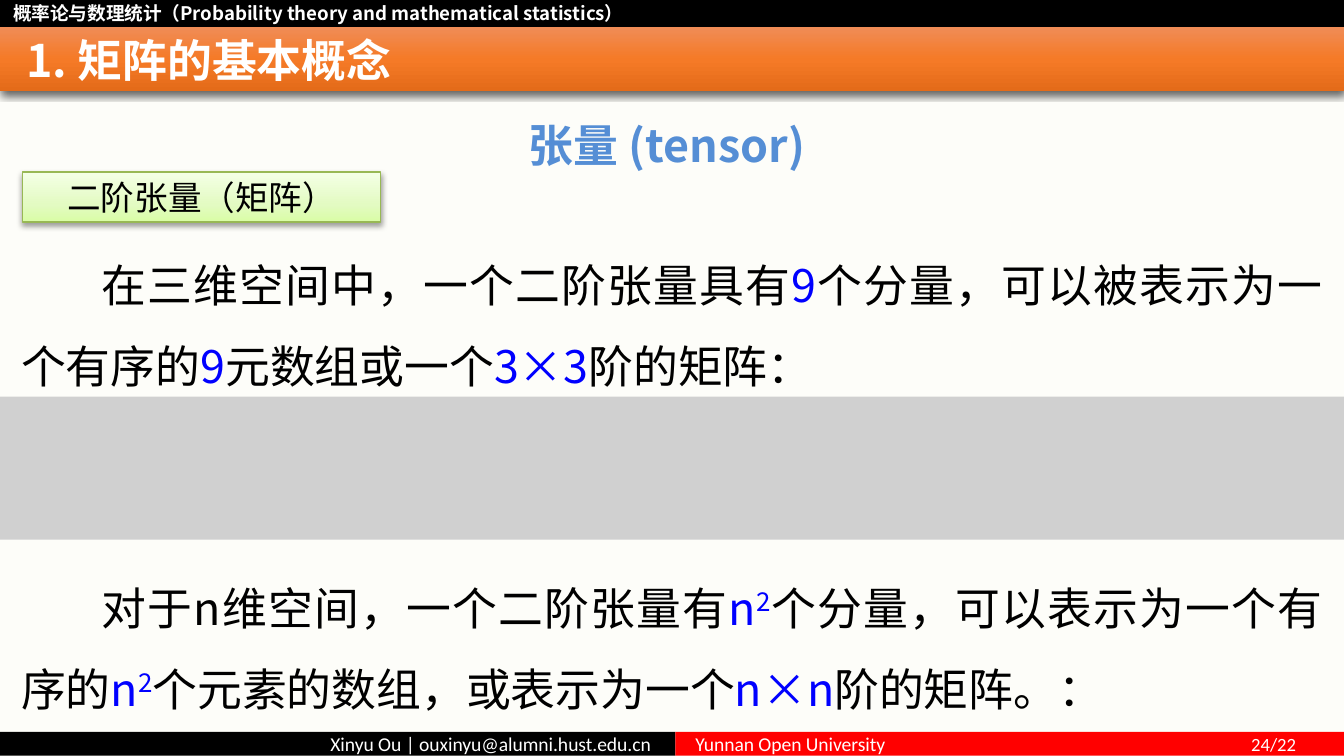
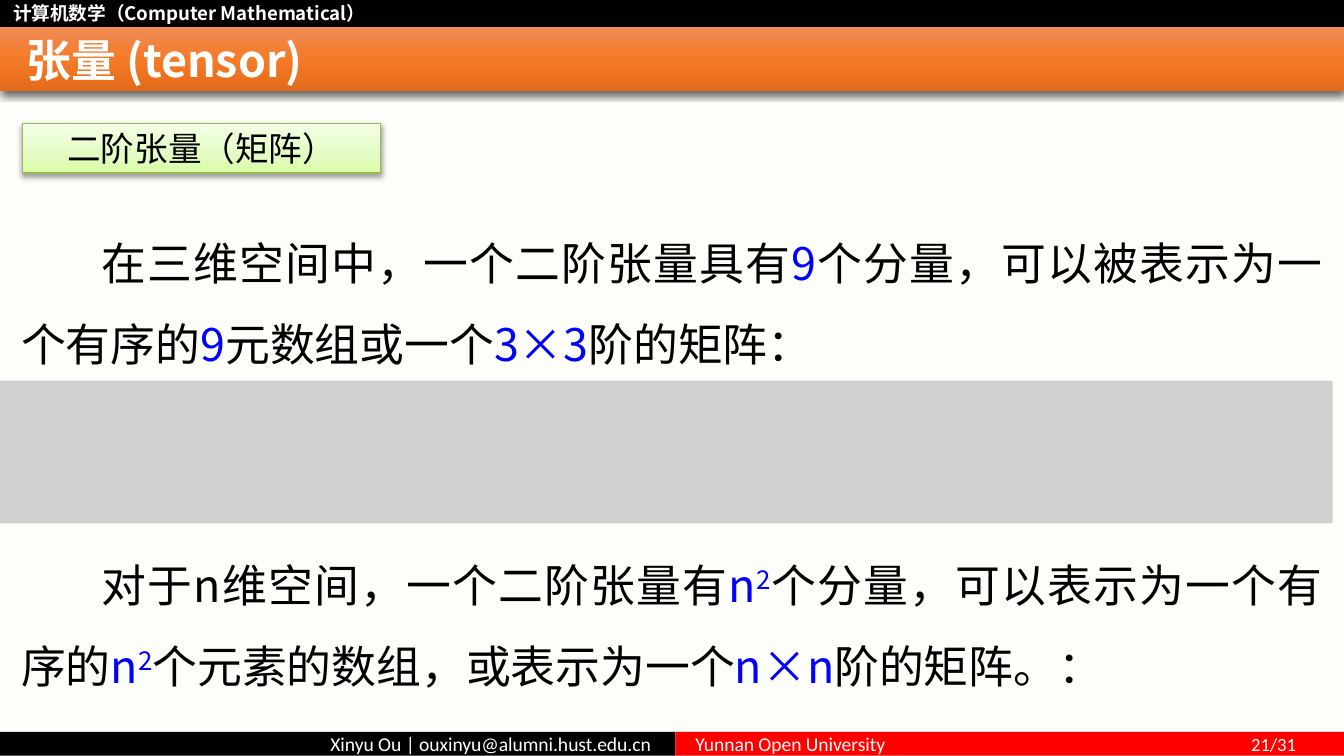
Before and after one commit to ouxinyu/Teaching, a slide deck: slide 21 of ComputerMath/PPT/Ch01Introduction.pptx (slide 24 before the commit). Drawn at 1344x756 pixels with LibreOffice and Linux fonts; fonts in the diff are those of the drawing; grey boxes stand for pictures. Boxes give left, top, right and bottom in pixels: in the first picture for what was removed or moved away, otherwise in the second. Text is boxed around its words. In the diff, an @@ line names an element or a change of style, - is before the commit and + after.

```diff
--- a/ComputerMath/PPT/Ch01Introduction.pptx
+++ b/ComputerMath/PPT/Ch01Introduction.pptx
@@ text at bbox=[13, 4, 365, 24]: text changed @@
-概率论与数理统计（Probability theory and mathematical statistics）
+计算机数学（Computer Mathematical）
@@ title at bbox=[26, 39, 302, 88]: text changed @@
-1. 矩阵的基本概念
+张量 (tensor)
@@ rectangle "二阶张量（矩阵）": place and size @@
-rectangle "二阶张量（矩阵）" at bbox=[23, 172, 382, 222]
+rectangle "二阶张量（矩阵）" at bbox=[23, 124, 382, 173]
@@ text removed at bbox=[529, 124, 805, 171] @@
-张量 (tensor)
@@ text "在三维空间中，一个二阶张量具有9个分量，可以被表示为一个有序的9元数组或一个3×3阶的矩阵：": place and size @@
-text "在三维空间中，一个二阶张量具有9个分量，可以被表示为一个有序的9元数组或一个3×3阶的矩阵：" at bbox=[21, 264, 1323, 711]
+text "在三维空间中，一个二阶张量具有9个分量，可以被表示为一个有序的9元数组或一个3×3阶的矩阵：" at bbox=[21, 242, 1323, 688]
@@ picture: place and size @@
-picture at bbox=[0, 396, 1344, 539]
+picture at bbox=[0, 380, 1333, 523]
@@ text in rectangle at bbox=[695, 737, 1296, 756]: text changed @@
-Yunnan Open University 24/22
+Yunnan Open University 21/31
```
Also in this commit, not shown: 29 other slides changed, 1 slide added, 27 slides removed, 53 other files.
